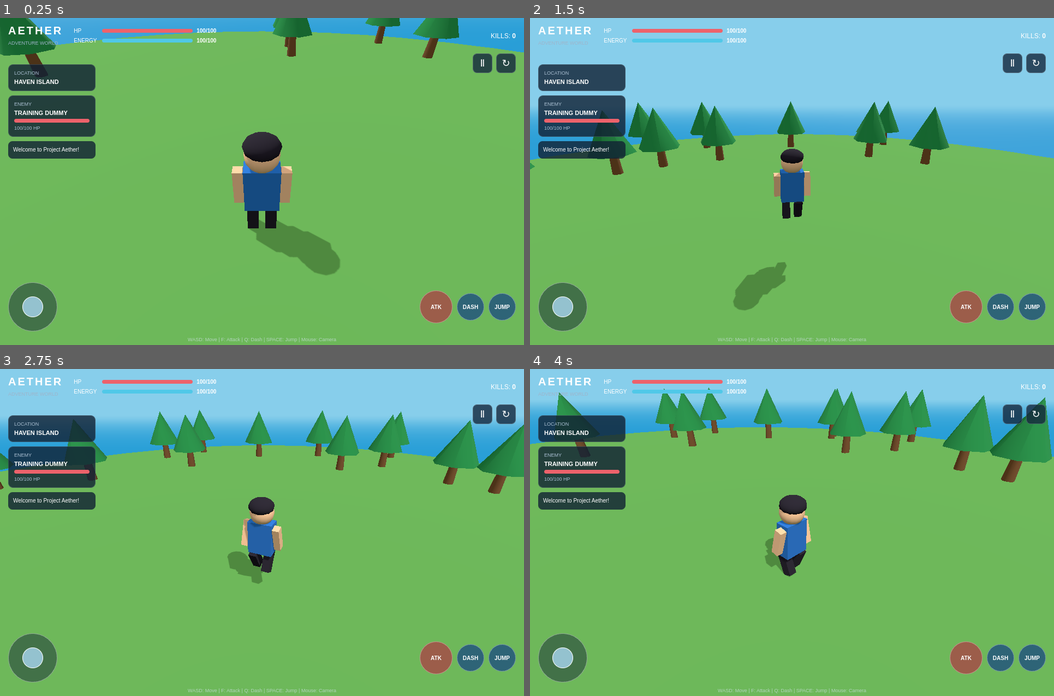
Above: before the commit, frames 1-4 (two rows, left to right).
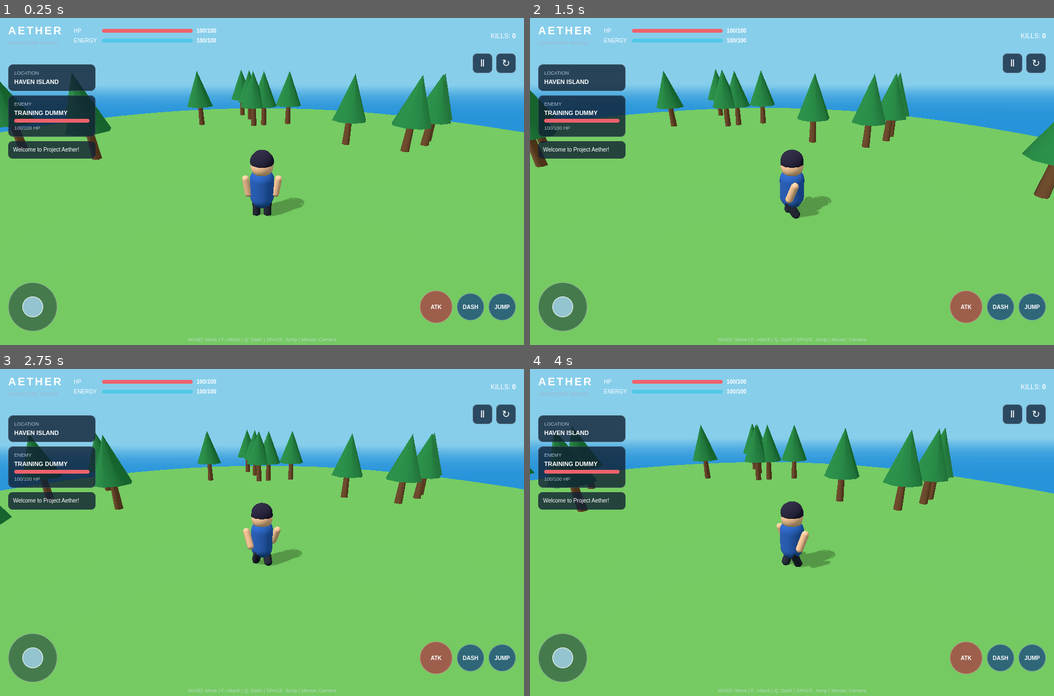
Above: after the commit, the same moments.

Repository: GrahadiM/3d-open_world_games
Game: browser game, page index.html
The game is run twice, just before and just after one commit, with the same random seed, the same clock (stepped at 60 frames per second) and the same inputs.
Inputs (mouse positions are in pixels of both pictures, inside the frame that each line leads up to):
- Up to frame 1 (0.25 s): no input
- Up to frame 2 (1.5 s): hold Right from 1.03 s (still down); move the mouse to (792, 214) at 1.07 s; tap Space at 1.1 s
- Up to frame 3 (2.75 s): release Right at 1.53 s; hold Down 1.58-1.85 s; tap Space at 1.6, 2.1, 2.6 s; move the mouse to (157, 499) at 1.67 s; hold Left 1.9-2.47 s; click (31, 656) at 2.02 s; move the mouse to (366, 483) at 2.27 s; tap D at 2.52 s; hold Up from 2.52 s (still down)
- Up to frame 4 (4 s): release Up at 2.82 s; move the mouse to (870, 597) at 2.87 s; hold Right 2.87-3.53 s; tap Space at 3.1, 3.6 s; move the mouse to (661, 614) at 3.47 s; tap A at 3.52 s; hold Up 3.58-3.82 s; hold Left from 3.87 s (still down)

The runs differ from the first frame. In frame 1, 34% of the frame differs, in the area x 0-100%, y 0-79%; in frame 2, 18%; in frame 3, 17%; in frame 4, 22%.

Commit message:
feat:updated karakter pemain 3D, kontrol gerakan, lompat, gravitasi, batas pulau, dan kamera third-person yang mengikuti pemain

Diff:
--- a/index.html
+++ b/index.html
@@ -140,9 +140,8 @@
 
                 <h2>GAME PAUSED</h2>
 
-                <button id="resume-button">
-                    RESUME
-                </button>
+                <button id="resume-button">Lanjutkan</button>
+                <button id="reset-button">Reset</button>
 
             </div>
 
--- a/src/camera/ThirdPersonCamera.js
+++ b/src/camera/ThirdPersonCamera.js
@@ -1,40 +1,32 @@
-
-import * as THREE from 'https://cdn.jsdelivr.net/npm/three@0.160.0/build/three.module.js';
+import * as THREE from "https://cdn.jsdelivr.net/npm/three@0.160.0/build/three.module.js";
 
 export class ThirdPersonCamera {
   constructor(camera, player) {
     this.camera = camera;
     this.player = player;
 
-    this.offset = new THREE.Vector3(0, 5, -8);
-    this.lookOffset = new THREE.Vector3(0, 1.4, 0);
+    this.offset = new THREE.Vector3(0, 5, 8);
+    this.lookOffset = new THREE.Vector3(0, 1.3, 0);
+    this.followSpeed = 7;
 
-    this.camera.position.set(0, 5, 8);
-    this.camera.lookAt(0, 1, 0);
+    this.targetPosition = new THREE.Vector3();
+    this.lookTarget = new THREE.Vector3();
   }
 
   update(delta) {
-    const targetPosition = this.player.group.position;
-
-    const rotatedOffset = this.offset.clone()
-      .applyAxisAngle(
-        new THREE.Vector3(0, 1, 0),
-        this.player.group.rotation.y
-      );
-
-    const desiredPosition = targetPosition.clone()
-      .add(rotatedOffset);
-
-    const smoothing = 1 - Math.exp(-6 * delta);
+    this.targetPosition
+      .copy(this.player.group.position)
+      .add(this.offset);
 
     this.camera.position.lerp(
-      desiredPosition,
-      smoothing
+      this.targetPosition,
+      Math.min(1, this.followSpeed * delta)
     );
 
-    const lookTarget = targetPosition.clone()
+    this.lookTarget
+      .copy(this.player.group.position)
       .add(this.lookOffset);
 
-    this.camera.lookAt(lookTarget);
+    this.camera.lookAt(this.lookTarget);
   }
 }
--- a/src/character/CharacterController.js
+++ b/src/character/CharacterController.js
@@ -1,188 +1,159 @@
+import * as THREE from "https://cdn.jsdelivr.net/npm/three@0.160.0/build/three.module.js";
 
 export class CharacterController {
-  constructor(player) {
+  constructor(player, camera, joystick, joystickStick) {
     this.player = player;
+    this.camera = camera;
+
+    this.speed = 7;
+    this.jumpForce = 8;
+    this.gravity = 22;
+    this.verticalVelocity = 0;
+    this.grounded = true;
 
     this.keys = {};
-    this.joystick = { x: 0, y: 0 };
+    this.joystick = joystick;
+    this.joystickStick = joystickStick;
+    this.joystickInput = new THREE.Vector2();
 
-    this.speed = 7;
-    this.gravity = 20;
-    this.jumpPower = 8;
-    this.dashTime = 0;
+    this.boundary = 22;
 
-    this.bindKeyboard();
-    this.bindJoystick();
-    this.bindButtons();
-  }
-
-  bindKeyboard() {
-    window.addEventListener('keydown', (event) => {
-      this.keys[event.code] = true;
-
-      if (event.code === 'Space') {
-        this.jump();
-      }
-
-      if (event.code === 'ShiftLeft' || event.code === 'ShiftRight') {
-        this.dash();
-      }
+    window.addEventListener("keydown", (e) => {
+      this.keys[e.code] = true;
     });
 
-    window.addEventListener('keyup', (event) => {
-      this.keys[event.code] = false;
+    window.addEventListener("keyup", (e) => {
+      this.keys[e.code] = false;
+    });
+
+    this.bindJoystick();
+
+    document.getElementById("jump-button")?.addEventListener("click", () => {
+      this.jump();
     });
   }
 
   bindJoystick() {
-    const base = document.getElementById('joystick');
-    const stick = document.getElementById('joystick-stick');
-
-    if (!base || !stick) return;
+    if (!this.joystick || !this.joystickStick) return;
 
     let active = false;
-    let pointerId = null;
+    const maxDistance = 42;
 
-    const update = (event) => {
-      const rect = base.getBoundingClientRect();
+    const moveStick = (clientX, clientY) => {
+      const rect = this.joystick.getBoundingClientRect();
       const centerX = rect.left + rect.width / 2;
       const centerY = rect.top + rect.height / 2;
 
-      let dx = event.clientX - centerX;
-      let dy = event.clientY - centerY;
+      let dx = clientX - centerX;
+      let dy = clientY - centerY;
 
-      const max = rect.width * 0.32;
       const length = Math.hypot(dx, dy);
-
-      if (length > max) {
-        dx = (dx / length) * max;
-        dy = (dy / length) * max;
+      if (length > maxDistance) {
+        dx = (dx / length) * maxDistance;
+        dy = (dy / length) * maxDistance;
       }
 
-      this.joystick.x = dx / max;
-      this.joystick.y = dy / max;
-
-      stick.style.transform =
+      this.joystickInput.set(dx / maxDistance, -dy / maxDistance);
+      this.joystickStick.style.transform =
         `translate(${dx}px, ${dy}px)`;
     };
 
-    base.addEventListener('pointerdown', (event) => {
+    const stopStick = () => {
+      active = false;
+      this.joystickInput.set(0, 0);
+      this.joystickStick.style.transform = "translate(0px, 0px)";
+    };
+
+    this.joystick.addEventListener("pointerdown", (e) => {
       active = true;
-      pointerId = event.pointerId;
-      base.setPointerCapture(pointerId);
-      update(event);
+      this.joystick.setPointerCapture(e.pointerId);
+      moveStick(e.clientX, e.clientY);
     });
 
-    base.addEventListener('pointermove', (event) => {
-      if (active && event.pointerId === pointerId) {
-        update(event);
-      }
+    this.joystick.addEventListener("pointermove", (e) => {
+      if (active) moveStick(e.clientX, e.clientY);
     });
 
-    const release = (event) => {
-      if (!active || event.pointerId !== pointerId) return;
-
-      active = false;
-      pointerId = null;
-      this.joystick.x = 0;
-      this.joystick.y = 0;
-      stick.style.transform = 'translate(0px, 0px)';
-    };
-
-    base.addEventListener('pointerup', release);
-    base.addEventListener('pointercancel', release);
-  }
-
-  bindButtons() {
-    document.getElementById('jump-button')
-      ?.addEventListener('click', () => this.jump());
-
-    document.getElementById('dash-button')
-      ?.addEventListener('click', () => this.dash());
+    this.joystick.addEventListener("pointerup", stopStick);
+    this.joystick.addEventListener("pointercancel", stopStick);
+    this.joystick.addEventListener("lostpointercapture", stopStick);
   }
 
   jump() {
-    if (!this.player.isGrounded) return;
+    if (!this.grounded) return;
 
-    this.player.velocityY = this.jumpPower;
-    this.player.isGrounded = false;
-  }
-
-  dash() {
-    if (this.dashTime > 0) return;
-
-    this.dashTime = 0.18;
+    this.verticalVelocity = this.jumpForce;
+    this.grounded = false;
   }
 
   update(delta) {
-    const forward =
-      (this.keys.KeyW || this.keys.ArrowUp ? 1 : 0) -
-      (this.keys.KeyS || this.keys.ArrowDown ? 1 : 0) -
-      this.joystick.y;
+    const inputX =
+      (this.keys["KeyD"] || this.keys["ArrowRight"] ? 1 : 0) -
+      (this.keys["KeyA"] || this.keys["ArrowLeft"] ? 1 : 0) +
+      this.joystickInput.x;
 
-    const right =
-      (this.keys.KeyD || this.keys.ArrowRight ? 1 : 0) -
-      (this.keys.KeyA || this.keys.ArrowLeft ? 1 : 0) +
-      this.joystick.x;
+    const inputZ =
+      (this.keys["KeyS"] || this.keys["ArrowDown"] ? 1 : 0) -
+      (this.keys["KeyW"] || this.keys["ArrowUp"] ? 1 : 0) -
+      this.joystickInput.y;
 
-    const direction = { x: right, z: -forward };
-    const length = Math.hypot(direction.x, direction.z);
+    const input = new THREE.Vector3(inputX, 0, inputZ);
+    const moving = input.lengthSq() > 0.01;
 
-    this.player.isMoving = length > 0.08;
+    if (moving) {
+      input.normalize();
 
-    if (length > 1) {
-      direction.x /= length;
-      direction.z /= length;
+      // Gerakan mengikuti arah kamera, tetapi tetap pada bidang horizontal.
+      const forward = new THREE.Vector3();
+      this.camera.getWorldDirection(forward);
+      forward.y = 0;
+      forward.normalize();
+
+      const right = new THREE.Vector3()
+        .crossVectors(forward, new THREE.Vector3(0, 1, 0))
+        .normalize();
+
+      const direction = new THREE.Vector3()
+        .addScaledVector(right, input.x)
+        .addScaledVector(forward, -input.z)
+        .normalize();
+
+      this.player.group.position.addScaledVector(
+        direction,
+        this.speed * delta
+      );
+
+      const targetAngle = Math.atan2(direction.x, direction.z);
+      this.player.group.rotation.y = THREE.MathUtils.lerp(
+        this.player.group.rotation.y,
+        targetAngle,
+        Math.min(1, delta * 12)
+      );
     }
 
-    let moveSpeed = this.speed;
+    // Batas area pulau.
+    this.player.group.position.x = THREE.MathUtils.clamp(
+      this.player.group.position.x,
+      -this.boundary,
+      this.boundary
+    );
 
-    if (this.dashTime > 0) {
-      moveSpeed *= 2.5;
-      this.dashTime -= delta;
+    this.player.group.position.z = THREE.MathUtils.clamp(
+      this.player.group.position.z,
+      -this.boundary,
+      this.boundary
+    );
+
+    // Gravitasi dan lompat.
+    this.verticalVelocity -= this.gravity * delta;
+    this.player.group.position.y += this.verticalVelocity * delta;
+
+    if (this.player.group.position.y <= 0) {
+      this.player.group.position.y = 0;
+      this.verticalVelocity = 0;
+      this.grounded = true;
     }
 
-    const position = this.player.group.position;
-
-    if (length > 0.08) {
-      position.x += direction.x * moveSpeed * delta;
-      position.z += direction.z * moveSpeed * delta;
-
-      // Karakter menghadap arah gerakan
-      const targetRotation = Math.atan2(
-        direction.x,
-        direction.z
-      );
-
-      let difference =
-        targetRotation - this.player.group.rotation.y;
-
-      difference = Math.atan2(
-        Math.sin(difference),
-        Math.cos(difference)
-      );
-
-      this.player.group.rotation.y += difference *
-        Math.min(1, delta * 12);
-    }
-
-    // Gravitasi dan lompat
-    this.player.velocityY -= this.gravity * delta;
-    position.y += this.player.velocityY * delta;
-
-    if (position.y <= 0) {
-      position.y = 0;
-      this.player.velocityY = 0;
-      this.player.isGrounded = true;
-    }
-
-    // Batas area pulau
-    const maxRadius = 25;
-    const radius = Math.hypot(position.x, position.z);
-
-    if (radius > maxRadius) {
-      position.x *= maxRadius / radius;
-      position.z *= maxRadius / radius;
-    }
+    this.player.updateAnimation(delta, moving);
   }
 }
--- a/src/character/Player.js
+++ b/src/character/Player.js
@@ -1,115 +1,93 @@
-
-import * as THREE from 'https://cdn.jsdelivr.net/npm/three@0.160.0/build/three.module.js';
+import * as THREE from "https://cdn.jsdelivr.net/npm/three@0.160.0/build/three.module.js";
 
 export class Player {
   constructor(scene) {
     this.group = new THREE.Group();
+    this.group.position.set(0, 0, 0);
 
-    const skin = new THREE.MeshStandardMaterial({
-      color: 0xffc99b
-    });
-
-    const clothes = new THREE.MeshStandardMaterial({
-      color: 0x2875cf
-    });
-
-    const dark = new THREE.MeshStandardMaterial({
-      color: 0x25202c
-    });
+    const skin = new THREE.MeshStandardMaterial({ color: 0xffc89c });
+    const hair = new THREE.MeshStandardMaterial({ color: 0x25213d });
+    const outfit = new THREE.MeshStandardMaterial({ color: 0x2865c7 });
+    const dark = new THREE.MeshStandardMaterial({ color: 0x252b3a });
 
     // Badan
     const body = new THREE.Mesh(
-      new THREE.BoxGeometry(0.8, 1.1, 0.45),
-      clothes
+      new THREE.CapsuleGeometry(0.42, 0.65, 4, 8),
+      outfit
     );
-    body.position.y = 1.25;
+    body.position.y = 1.05;
+    body.castShadow = true;
+    this.group.add(body);
 
     // Kepala
     const head = new THREE.Mesh(
-      new THREE.SphereGeometry(0.38, 16, 16),
+      new THREE.SphereGeometry(0.38, 12, 10),
       skin
     );
-    head.position.y = 2.1;
+    head.position.y = 1.85;
+    head.castShadow = true;
+    this.group.add(head);
 
     // Rambut
-    const hair = new THREE.Mesh(
-      new THREE.SphereGeometry(0.4, 12, 10),
-      dark
+    const hairMesh = new THREE.Mesh(
+      new THREE.SphereGeometry(0.4, 10, 8, 0, Math.PI * 2, 0, Math.PI * 0.55),
+      hair
     );
-    hair.scale.set(1, 0.65, 1);
-    hair.position.set(0, 2.32, -0.04);
+    hairMesh.position.y = 2.02;
+    hairMesh.castShadow = true;
+    this.group.add(hairMesh);
 
-    // Mata sederhana
-    const eyeMaterial = new THREE.MeshStandardMaterial({
-      color: 0x171717
-    });
+    // Kaki
+    this.leftLeg = this.createLimb(dark, 0.16, 0.55);
+    this.leftLeg.position.set(-0.2, 0.35, 0);
+    this.group.add(this.leftLeg);
 
-    for (const x of [-0.13, 0.13]) {
-      const eye = new THREE.Mesh(
-        new THREE.SphereGeometry(0.035, 8, 8),
-        eyeMaterial
-      );
-      eye.position.set(x, 2.12, 0.345);
-      this.group.add(eye);
-    }
+    this.rightLeg = this.createLimb(dark, 0.16, 0.55);
+    this.rightLeg.position.set(0.2, 0.35, 0);
+    this.group.add(this.rightLeg);
 
     // Tangan
-    this.arms = [];
+    this.leftArm = this.createLimb(skin, 0.13, 0.55);
+    this.leftArm.position.set(-0.52, 1.12, 0);
+    this.leftArm.rotation.z = 0.15;
+    this.group.add(this.leftArm);
 
-    for (const x of [-0.53, 0.53]) {
-      const arm = new THREE.Mesh(
-        new THREE.BoxGeometry(0.22, 0.85, 0.25),
-        skin
-      );
-      arm.position.set(x, 1.3, 0);
-      this.group.add(arm);
-      this.arms.push(arm);
-    }
+    this.rightArm = this.createLimb(skin, 0.13, 0.55);
+    this.rightArm.position.set(0.52, 1.12, 0);
+    this.rightArm.rotation.z = -0.15;
+    this.group.add(this.rightArm);
 
-    // Kaki
-    this.legs = [];
-
-    for (const x of [-0.22, 0.22]) {
-      const leg = new THREE.Mesh(
-        new THREE.BoxGeometry(0.27, 0.75, 0.3),
-        dark
-      );
-      leg.position.set(x, 0.38, 0);
-      this.group.add(leg);
-      this.legs.push(leg);
-    }
-
-    this.group.add(body, head, hair);
-
-    this.group.traverse((object) => {
-      if (object.isMesh) {
-        object.castShadow = true;
-        object.receiveShadow = true;
-      }
-    });
-
-    this.group.position.set(0, 0, 0);
     scene.add(this.group);
 
-    this.velocityY = 0;
-    this.isGrounded = true;
     this.isMoving = false;
+    this.walkTime = 0;
   }
 
-  updateAnimation(time) {
-    if (this.isMoving) {
-      const swing = Math.sin(time * 12) * 0.5;
-      this.legs[0].rotation.x = swing;
-      this.legs[1].rotation.x = -swing;
-      this.arms[0].rotation.x = -swing * 0.6;
-      this.arms[1].rotation.x = swing * 0.6;
+  createLimb(material, radius, length) {
+    const limb = new THREE.Mesh(
+      new THREE.CapsuleGeometry(radius, length, 3, 6),
+      material
+    );
+    limb.castShadow = true;
+    return limb;
+  }
+
+  updateAnimation(delta, moving) {
+    this.isMoving = moving;
+
+    if (moving) {
+      this.walkTime += delta * 9;
+      const swing = Math.sin(this.walkTime) * 0.55;
+
+      this.leftLeg.rotation.x = swing;
+      this.rightLeg.rotation.x = -swing;
+      this.leftArm.rotation.x = -swing * 0.7;
+      this.rightArm.rotation.x = swing * 0.7;
     } else {
-      this.legs.forEach((leg) => {
-        leg.rotation.x = 0;
-      });
-      this.arms.forEach((arm) => {
-        arm.rotation.x = 0;
-      });
+      this.leftLeg.rotation.x = 0;
+      this.rightLeg.rotation.x = 0;
+      this.leftArm.rotation.x = 0;
+      this.rightArm.rotation.x = 0;
     }
   }
 }
--- a/src/engine/Renderer.js
+++ b/src/engine/Renderer.js
@@ -1,43 +1,24 @@
-
-import * as THREE from 'https://cdn.jsdelivr.net/npm/three@0.160.0/build/three.module.js';
+import * as THREE from "https://cdn.jsdelivr.net/npm/three@0.160.0/build/three.module.js";
 
 export class GameRenderer {
-  constructor(canvas, scene, camera) {
+  constructor(canvas) {
     this.renderer = new THREE.WebGLRenderer({
       canvas,
       antialias: true,
-      powerPreference: 'high-performance'
+      powerPreference: "high-performance"
     });
 
-    this.renderer.setPixelRatio(
-      Math.min(window.devicePixelRatio, 1.5)
-    );
-
-    this.renderer.setSize(
-      window.innerWidth,
-      window.innerHeight
-    );
-
+    this.renderer.setPixelRatio(Math.min(window.devicePixelRatio, 1.5));
+    this.renderer.setSize(window.innerWidth, window.innerHeight);
     this.renderer.shadowMap.enabled = true;
     this.renderer.shadowMap.type = THREE.PCFSoftShadowMap;
+  }
 
-    this.scene = scene;
-    this.camera = camera;
-
-    window.addEventListener('resize', () => this.resize());
+  render(scene, camera) {
+    this.renderer.render(scene, camera);
   }
 
   resize() {
-    const width = window.innerWidth;
-    const height = window.innerHeight;
-
-    this.camera.aspect = width / height;
-    this.camera.updateProjectionMatrix();
-
-    this.renderer.setSize(width, height);
-  }
-
-  render() {
-    this.renderer.render(this.scene, this.camera);
+    this.renderer.setSize(window.innerWidth, window.innerHeight);
   }
 }
--- a/src/engine/SceneManager.js
+++ b/src/engine/SceneManager.js
@@ -1,98 +1,87 @@
-
-import * as THREE from 'https://cdn.jsdelivr.net/npm/three@0.160.0/build/three.module.js';
+import * as THREE from "https://cdn.jsdelivr.net/npm/three@0.160.0/build/three.module.js";
 
 export class SceneManager {
   constructor() {
     this.scene = new THREE.Scene();
     this.scene.background = new THREE.Color(0x87ceeb);
-    this.scene.fog = new THREE.Fog(0x87ceeb, 35, 110);
+    this.scene.fog = new THREE.Fog(0x87ceeb, 35, 100);
 
     this.createLights();
-    this.createWorld();
+    this.createIsland();
+    this.createOcean();
+    this.createTrees();
   }
 
   createLights() {
-    const ambient = new THREE.HemisphereLight(
-      0xffffff,
-      0x647b55,
-      2
-    );
+    const ambient = new THREE.HemisphereLight(0xffffff, 0x668866, 2);
     this.scene.add(ambient);
 
     const sun = new THREE.DirectionalLight(0xffffff, 2.2);
-    sun.position.set(20, 35, 15);
+    sun.position.set(-15, 25, 10);
     sun.castShadow = true;
-    sun.shadow.mapSize.set(1024, 1024);
     this.scene.add(sun);
   }
 
-  createWorld() {
-    // Pulau utama
+  createIsland() {
     const ground = new THREE.Mesh(
-      new THREE.CylinderGeometry(28, 31, 2, 48),
-      new THREE.MeshStandardMaterial({ color: 0x62a84f })
+      new THREE.CylinderGeometry(24, 26, 2, 48),
+      new THREE.MeshStandardMaterial({ color: 0x69b957, roughness: 1 })
     );
     ground.position.y = -1;
     ground.receiveShadow = true;
     this.scene.add(ground);
 
-    // Area pasir di sekitar pulau
     const sand = new THREE.Mesh(
-      new THREE.CylinderGeometry(30, 33, 1.2, 48),
-      new THREE.MeshStandardMaterial({ color: 0xe6d19a })
+      new THREE.CylinderGeometry(25, 27, 1, 48),
+      new THREE.MeshStandardMaterial({ color: 0xe5ce8c, roughness: 1 })
     );
-    sand.position.y = -1.7;
+    sand.position.y = -1.8;
     this.scene.add(sand);
+  }
 
-    // Laut
+  createOcean() {
     const ocean = new THREE.Mesh(
-      new THREE.PlaneGeometry(500, 500),
+      new THREE.PlaneGeometry(300, 300),
       new THREE.MeshStandardMaterial({
-        color: 0x168fc4,
-        roughness: 0.8
+        color: 0x238ed1,
+        roughness: 0.45,
+        metalness: 0.1
       })
     );
     ocean.rotation.x = -Math.PI / 2;
     ocean.position.y = -2.35;
     this.scene.add(ocean);
-
-    this.createTrees();
   }
 
   createTrees() {
-    const trunkMaterial = new THREE.MeshStandardMaterial({
-      color: 0x79502c
-    });
-
-    const leafMaterial = new THREE.MeshStandardMaterial({
-      color: 0x238b45
-    });
+    const trunkMaterial = new THREE.MeshStandardMaterial({ color: 0x79502d });
+    const leafMaterial = new THREE.MeshStandardMaterial({ color: 0x238b45 });
 
     for (let i = 0; i < 30; i++) {
       const angle = Math.random() * Math.PI * 2;
-      const radius = 17 + Math.random() * 8;
-
+      const radius = 10 + Math.random() * 11;
       const x = Math.cos(angle) * radius;
       const z = Math.sin(angle) * radius;
 
       const tree = new THREE.Group();
 
       const trunk = new THREE.Mesh(
-        new THREE.CylinderGeometry(0.25, 0.35, 2, 7),
+        new THREE.CylinderGeometry(0.18, 0.25, 2, 7),
         trunkMaterial
       );
       trunk.position.y = 1;
+      trunk.castShadow = true;
+      tree.add(trunk);
 
       const leaves = new THREE.Mesh(
-        new THREE.ConeGeometry(1.5, 3, 7),
+        new THREE.ConeGeometry(1.1, 2.8, 8),
         leafMaterial
       );
       leaves.position.y = 3;
+      leaves.castShadow = true;
+      tree.add(leaves);
 
-      tree.add(trunk, leaves);
       tree.position.set(x, 0, z);
-      tree.rotation.y = Math.random() * Math.PI * 2;
-
       this.scene.add(tree);
     }
   }
--- a/src/main.js
+++ b/src/main.js
@@ -1,80 +1,101 @@
+import * as THREE from "https://cdn.jsdelivr.net/npm/three@0.160.0/build/three.module.js";
 
-import * as THREE from 'https://cdn.jsdelivr.net/npm/three@0.160.0/build/three.module.js';
+import { SceneManager } from "./engine/SceneManager.js";
+import { GameRenderer } from "./engine/Renderer.js";
+import { Player } from "./character/Player.js";
+import { CharacterController } from "./character/CharacterController.js";
+import { ThirdPersonCamera } from "./camera/ThirdPersonCamera.js";
 
-import { SceneManager } from './engine/SceneManager.js';
-import { GameRenderer } from './engine/Renderer.js';
-import { Player } from './character/Player.js';
-import { CharacterController } from './character/CharacterController.js';
-import { ThirdPersonCamera } from './camera/ThirdPersonCamera.js';
+// Scene dan renderer
+const sceneManager = new SceneManager();
+const scene = sceneManager.scene;
 
-// Inisialisasi dunia
-const world = new SceneManager();
+const canvas = document.getElementById("game-canvas");
+const gameRenderer = new GameRenderer(canvas);
 
 // Kamera
 const camera = new THREE.PerspectiveCamera(
   65,
   window.innerWidth / window.innerHeight,
   0.1,
-  500
+  300
 );
 
-// Renderer
-const canvas = document.getElementById('game-canvas');
-const gameRenderer = new GameRenderer(
-  canvas,
-  world.scene,
-  camera
+camera.position.set(0, 5, 8);
+
+// Pemain
+const player = new Player(scene);
+
+// Kontrol pemain
+const controller = new CharacterController(
+  player,
+  camera,
+  document.getElementById("joystick"),
+  document.getElementById("joystick-stick")
 );
 
-// Pemain dan kontrol
-const player = new Player(world.scene);
-const controller = new CharacterController(player);
+// Kamera third-person
 const followCamera = new ThirdPersonCamera(camera, player);
 
-// Clock untuk delta time
+// Pengaturan pause
+let paused = false;
+
+const pauseButton = document.getElementById("pause-button");
+const pauseScreen = document.getElementById("pause-screen");
+const resumeButton = document.getElementById("resume-button");
+const resetButton = document.getElementById("reset-button");
+
+function togglePause(value) {
+  paused = value;
+
+  if (pauseScreen) {
+    pauseScreen.classList.toggle("hidden", !paused);
+  }
+}
+
+pauseButton?.addEventListener("click", () => {
+  togglePause(!paused);
+});
+
+resumeButton?.addEventListener("click", () => {
+  togglePause(false);
+});
+
+resetButton?.addEventListener("click", () => {
+  player.group.position.set(0, 0, 0);
+  player.group.rotation.set(0, 0, 0);
+  controller.verticalVelocity = 0;
+  controller.grounded = true;
+  togglePause(false);
+});
+
+window.addEventListener("keydown", (e) => {
+  if (e.code === "Escape") {
+    togglePause(!paused);
+  }
+});
+
+// Resize layar
+window.addEventListener("resize", () => {
+  camera.aspect = window.innerWidth / window.innerHeight;
+  camera.updateProjectionMatrix();
+  gameRenderer.resize();
+});
+
+// Game loop
 const clock = new THREE.Clock();
 
 function animate() {
   requestAnimationFrame(animate);
 
   const delta = Math.min(clock.getDelta(), 0.05);
-  const elapsed = clock.elapsedTime;
 
-  controller.update(delta);
-  player.updateAnimation(elapsed);
-  followCamera.update(delta);
+  if (!paused) {
+    controller.update(delta);
+    followCamera.update(delta);
+  }
 
-  gameRenderer.render();
+  gameRenderer.render(scene, camera);
 }
 
 animate();
-
-// Tombol pause sederhana
-let paused = false;
-
-document.getElementById('pause-button')
-  ?.addEventListener('click', () => {
-    paused = !paused;
-
-    const overlay = document.getElementById('pause-screen');
-    if (overlay) {
-      overlay.classList.toggle('hidden', !paused);
-    }
-  });
-
-// Reset posisi pemain
-document.getElementById('reset-button')
-  ?.addEventListener('click', () => {
-    player.group.position.set(0, 0, 0);
-    player.group.rotation.set(0, 0, 0);
-    player.velocityY = 0;
-    player.isGrounded = true;
-  });
-
-// Menghentikan simulasi saat pause
-const originalUpdate = controller.update.bind(controller);
-
-controller.update = (delta) => {
-  if (paused) return;
-  originalUpdate(delta);
-};
